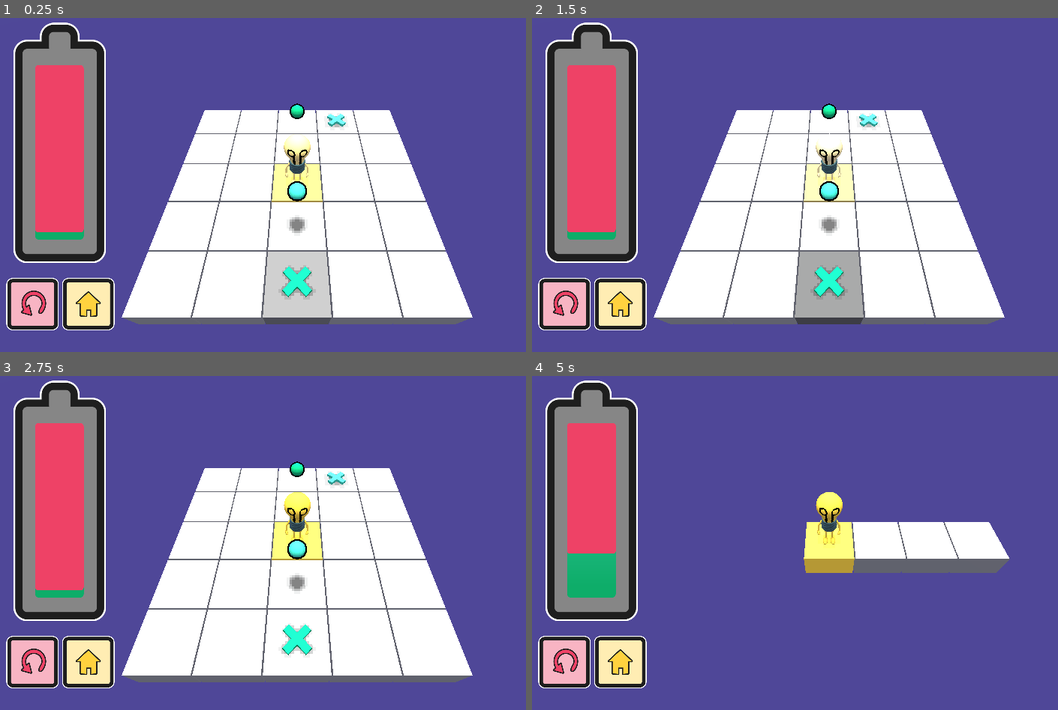
Above: before the commit, frames 1-4 (two rows, left to right).
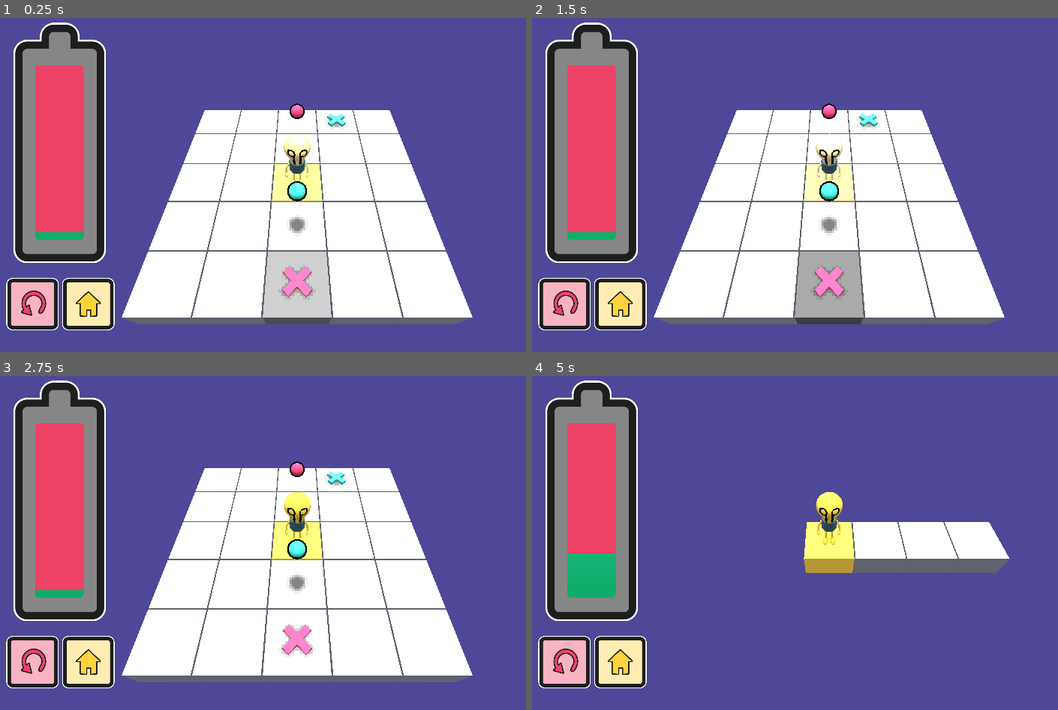
Above: after the commit, the same moments.

Repository: tomeyro/bulbyland
Game: Godot game, scene res://src/levels/Level6.tscn
The game is run twice, just before and just after one commit, with the same random seed, the same clock (stepped at 60 frames per second) and the same inputs. This scene is started directly instead of the project's main scene. Sound files missing from this copy of the repository are replaced by a short silence.
Inputs (mouse positions are in pixels of both pictures, inside the frame that each line leads up to):
- Up to frame 1 (0.25 s): no input
- Up to frame 2 (1.5 s): click (563, 305) at 0.5 s; click (563, 305) at 1.25 s
- Up to frame 3 (2.75 s): click (31, 663) at 2 s
- Up to frame 4 (5 s): click (621, 663) at 2.75 s; hold D (move_right) 3.53-4.25 s; click (816, 462) at 4.25 s

The runs differ from the first frame. In frame 1, 0.4% of the frame differs, in the area x 53-60%, y 26-84%; in frame 2, 0.4%; in frame 3, 0.4%; in frame 4, less than 0.1%.

Commit message:
Changed colors in level 6 from cyan+green to cyan+pink

Diff:
--- a/src/levels/Level.gd
+++ b/src/levels/Level.gd
@@ -58,7 +58,6 @@
         timer.connect("timeout", self, "check_for_win")
 
 
-
 func on_retry() -> void:
     # warning-ignore:return_value_discarded
     get_tree().change_scene("res://src/levels/Level" + str(level) + ".tscn")
--- a/src/levels/Level6.tscn
+++ b/src/levels/Level6.tscn
@@ -299,7 +299,7 @@
 [node name="Block11" parent="World" instance=ExtResource( 4 )]
 transform = Transform( 1, 0, 0, 0, 1, 0, 0, 0, 1, 0, -1, -8 )
 mesh = SubResource( 24 )
-required_color = 4
+required_color = 2
 
 [node name="Block12" parent="World" instance=ExtResource( 4 )]
 transform = Transform( 1, 0, 0, 0, 1, 0, 0, 0, 1, 4, -1, -8 )
@@ -361,6 +361,7 @@
 
 [node name="Light" parent="World" instance=ExtResource( 9 )]
 transform = Transform( 1, 0, 0, 0, 1, 0, 0, 0, 1, 0, 4, 4 )
+color = 2
 
 [node name="Light2" parent="World" instance=ExtResource( 9 )]
 transform = Transform( 1, 0, 0, 0, 1, 0, 0, 0, 1, 0, 4, -4 )
